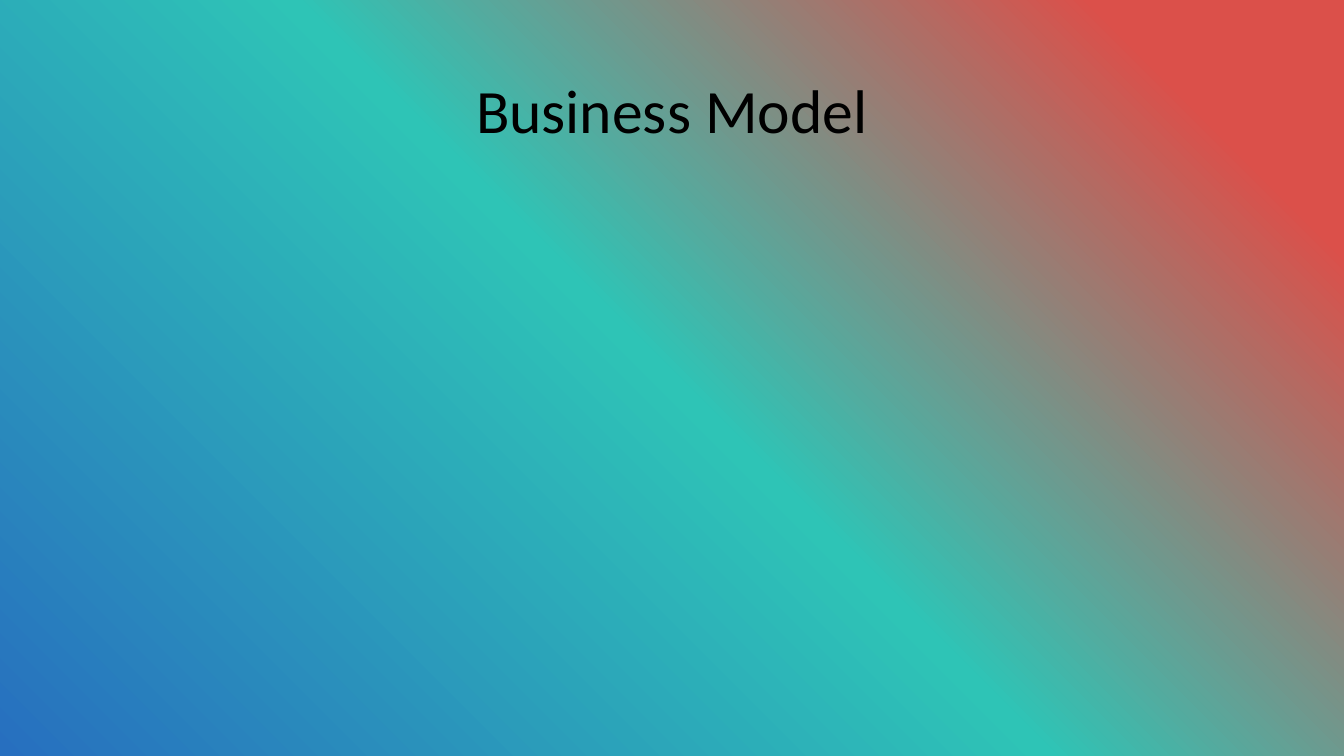
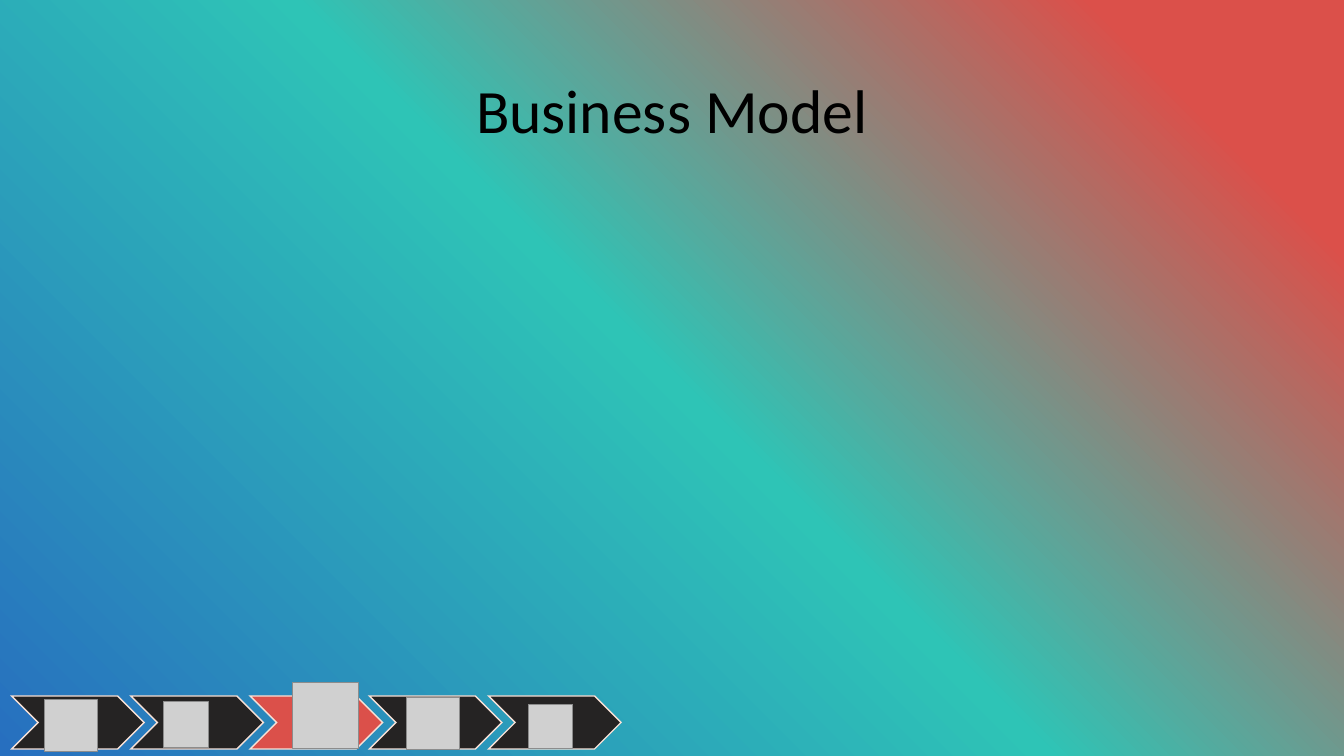
Before and after one commit to OMGitsDrake/PWEOA23-IDueMoschettieri, a slide deck: slide 9 of I Due Moschettieri.pptx. Drawn at 1344x756 pixels with LibreOffice and Linux fonts; fonts in the diff are those of the drawing; grey boxes stand for pictures. Boxes give left, top, right and bottom in pixels: in the first picture for what was removed or moved away, otherwise in the second. Text is boxed around its words. In the diff, an @@ line names an element or a change of style, - is before the commit and + after.

```diff
--- a/I Due Moschettieri.pptx
+++ b/I Due Moschettieri.pptx
@@ picture added at box(292, 683, 359, 749) @@
@@ picture added at box(44, 700, 97, 752) @@
@@ picture added at box(163, 702, 209, 747) @@
@@ picture added at box(406, 698, 459, 750) @@
@@ group added at box(12, 696, 621, 749): 5 chevrons @@
@@ picture added at box(528, 705, 573, 749) @@
```
Also in this commit, not shown: 5 other slides changed.
